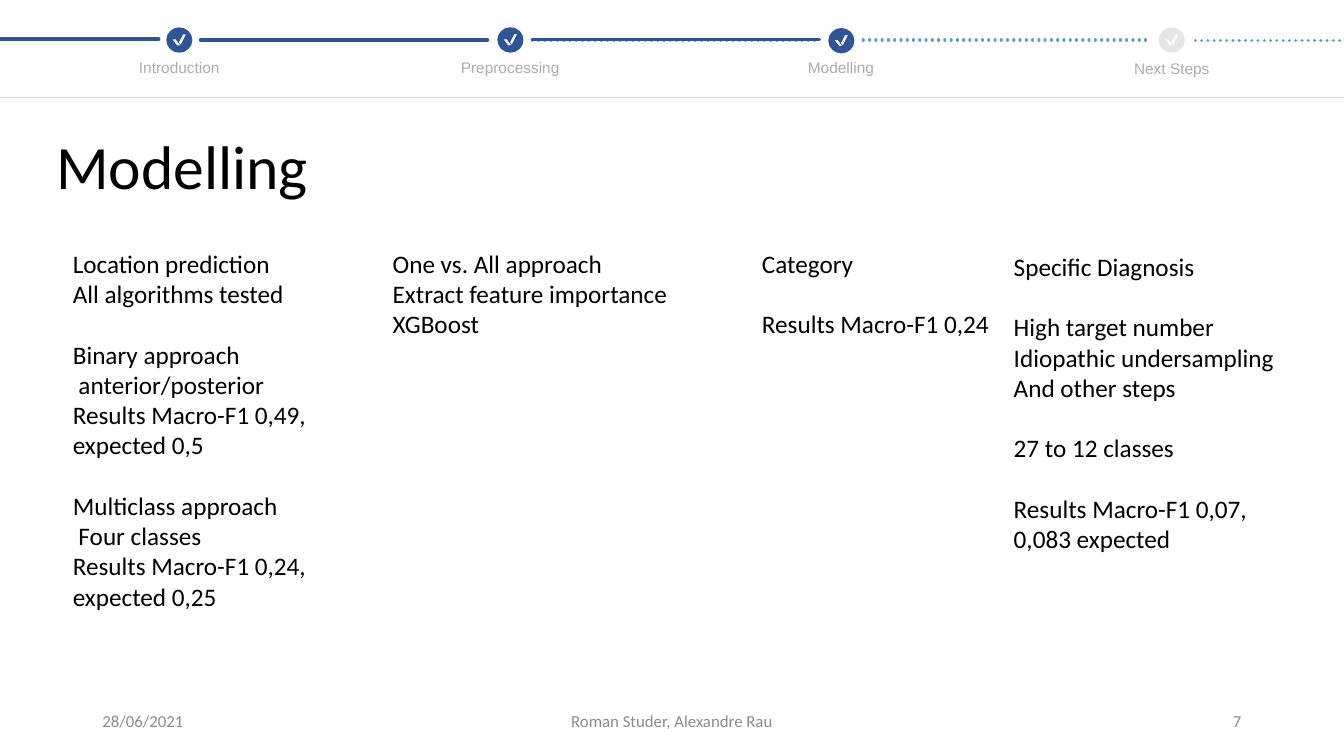
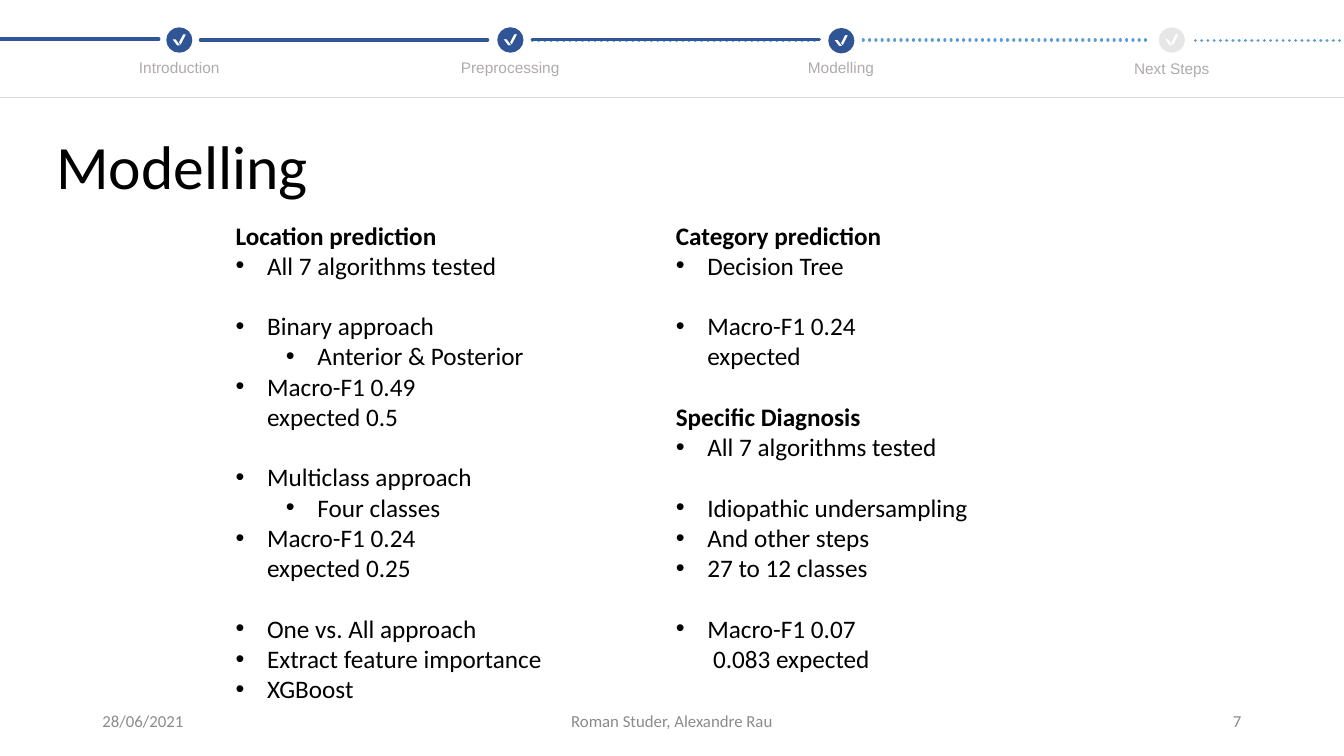
Before and after one commit to CrawTheOne/mirror_-fhnw_ds_fs2021_medical_challenge, a slide deck: slide 7 of presentation/Final_Presentation - Copy.pptx. Drawn at 1344x756 pixels with LibreOffice and Linux fonts; fonts in the diff are those of the drawing. Boxes give left, top, right and bottom in pixels: in the first picture for what was removed or moved away, otherwise in the second. Text is boxed around its words. In the diff, an @@ line names an element or a change of style, - is before the commit and + after.

```diff
--- a/presentation/Final_Presentation - Copy.pptx
+++ b/presentation/Final_Presentation - Copy.pptx
@@ text "Location prediction": place and size @@
-text "Location prediction" at [73, 255, 306, 610]
+text "Location prediction" at [236, 227, 967, 698]
@@ text "Location prediction" at [236, 227, 967, 698]: columns 1 to 2 @@
@@ text at [236, 227, 471, 518]: bold on in "Location prediction"; bullet none to •; list level 1 to 2 in "Four classes" @@
@@ text at [267, 257, 496, 280]: text changed @@
-All algorithms tested
+• All 7 algorithms tested
@@ text removed at [393, 255, 667, 334] @@
-One vs. All approach
-Extract feature importance
-XGBoost
@@ text removed at [762, 256, 989, 336] @@
-Category
-Results Macro-F1 0,24
@@ text removed at [1014, 318, 1273, 552] @@
-Specific Diagnosis
-High target number
-Idiopathic undersampling
-And other steps
-27 to 12 classes
-Results Macro-F1 0,07, 0,083 expected
@@ text at [267, 347, 524, 430]: text changed @@
-anterior/posterior
-Results Macro-F1 0,49, expected 0,5
+  • Anterior & Posterior
+• Macro-F1 0.49
+  expected 0.5
@@ text at [267, 408, 967, 698]: text changed @@
-Results Macro-F1 0,24, expected 0,25
+• Macro-F1 0.24
+  expected 0.25
+• One vs. All approach
+• Extract feature importance
+• XGBoost
+Category prediction
+• Decision Tree
+• Macro-F1 0.24
+  expected
+Specific Diagnosis
+• All 7 algorithms tested
+• Idiopathic undersampling
+• And other steps
+• 27 to 12 classes
+• Macro-F1 0.07
+  0.083 expected
```
Also in this commit, not shown: 5 other slides changed.
